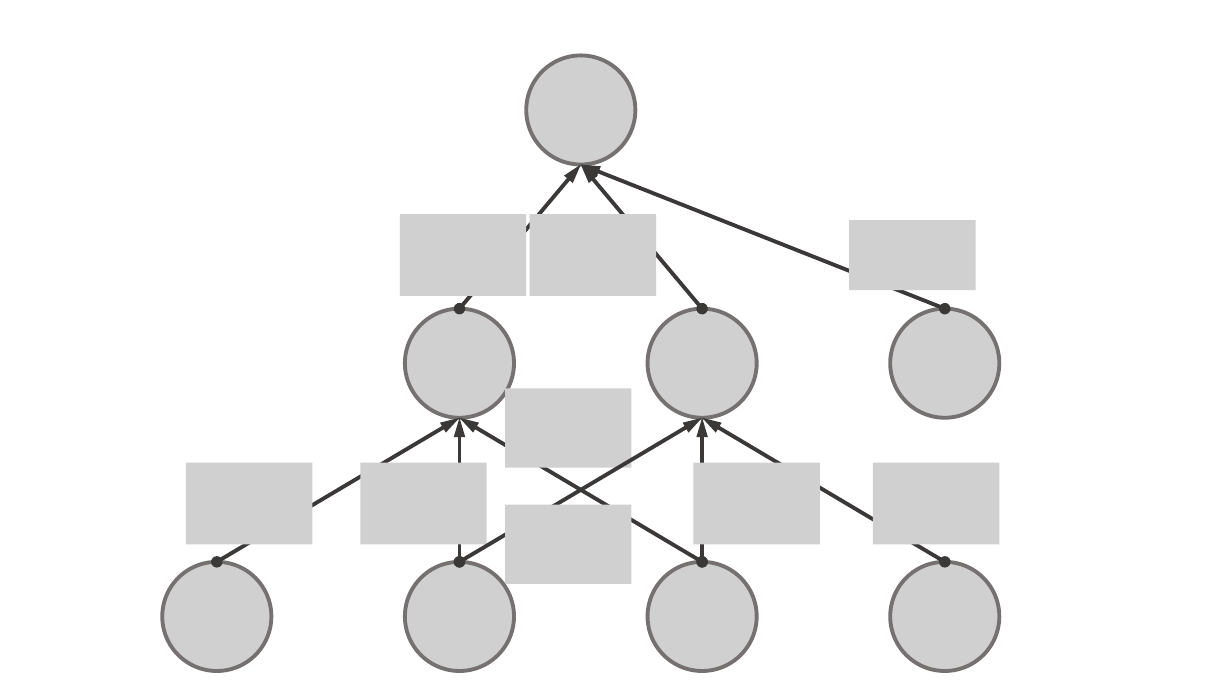
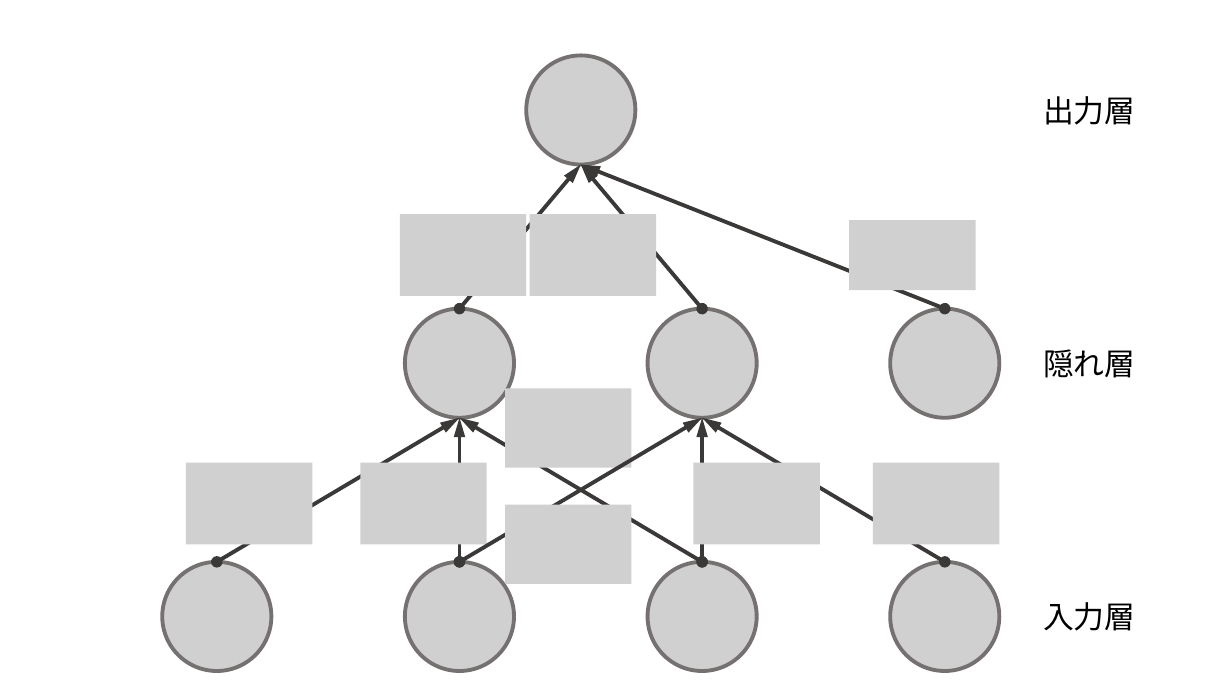
Before and after one commit to hessihan/eps_foracasting, a slide deck: slide 10 of paper/tex/img/ppt_img.pptx. Drawn at 1232x693 pixels with LibreOffice and Linux fonts; fonts in the diff are those of the drawing; grey boxes stand for pictures. Boxes give left, top, right and bottom in pixels: in the first picture for what was removed or moved away, otherwise in the second. Text is boxed around its words. In the diff, an @@ line names an element or a change of style, - is before the commit and + after.

```diff
--- a/paper/tex/img/ppt_img.pptx
+++ b/paper/tex/img/ppt_img.pptx
@@ text added at (1043, 96, 1135, 125), 24 pt, text #000000 @@
+出力層
@@ text added at (1043, 349, 1135, 378), 24 pt, text #000000 @@
+隠れ層
@@ text added at (1043, 602, 1135, 631), 24 pt, text #000000 @@
+入力層
```
Also in this commit, not shown: 1 other slide changed, 28 other files.
